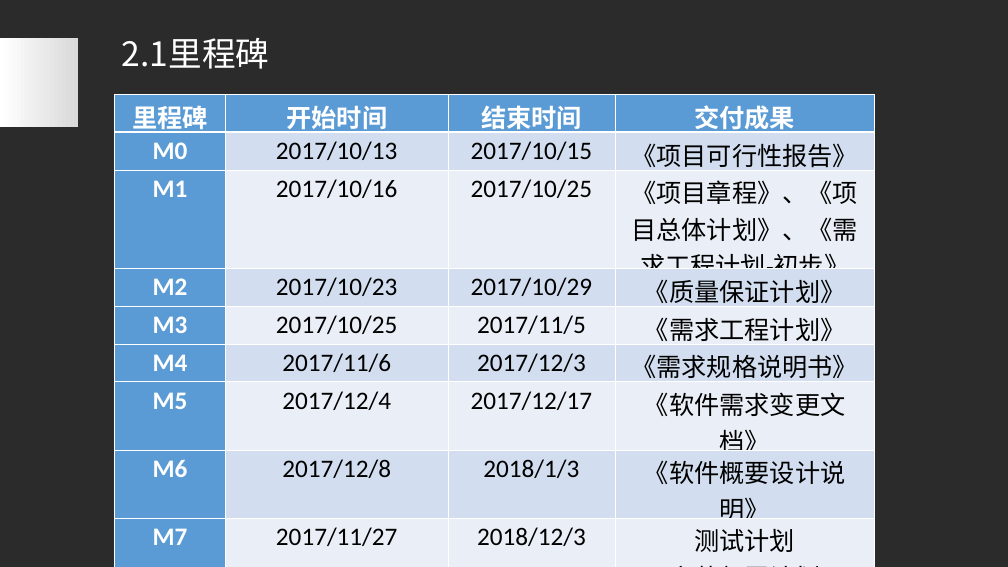
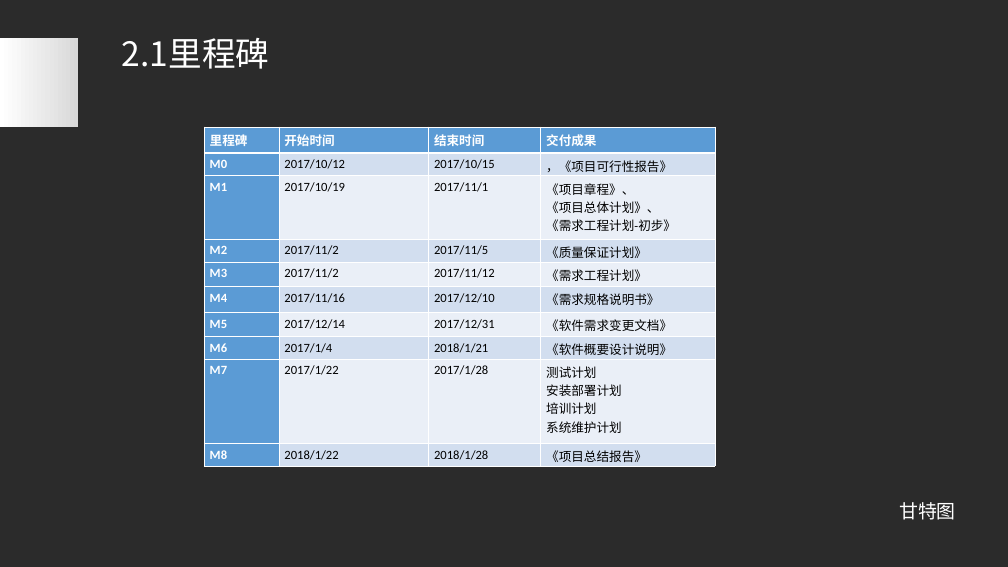
Before and after one commit to PRD2017-G07/G07-teamwork, a slide deck: slide 10 of 0PPT/需求工程计划评审.ppt (slide 9 before the commit). Drawn at 1008x567 pixels with LibreOffice and Linux fonts; fonts in the diff are those of the drawing; background and template pictures are left out; a plain dark background stands for a picture behind light text. Boxes give left, top, right and bottom in pixels: in the first picture for what was removed or moved away, otherwise in the second. Text is boxed around its words. In the diff, an @@ line names an element or a change of style, - is before the commit and + after.

Commit message:
GBL

```diff
--- a/0PPT/需求工程计划评审.ppt
+++ b/0PPT/需求工程计划评审.ppt
@@ table at bbox=[204, 127, 715, 466] @@
-row 2, column 2: 2017/10/13
+row 2, column 2: 2017/10/12
-row 2, column 4: 《项目可行性报告》
+row 2, column 4: ，《项目可行性报告》
-row 3: M1 | 2017/10/16 | 2017/10/25 | 《项目章程》、《项目总体计划》、《需求工程计划-初步》
+row 3: M1 | 2017/10/19 | 2017/11/1 | 《项目章程》、 / 《项目总体计划》、 / 《需求工程计划-初步》
-row 4, column 2: 2017/10/23
+row 4, column 2: 2017/11/2
-row 4, column 3: 2017/10/29
+row 4, column 3: 2017/11/5
-row 5, column 2: 2017/10/25
+row 5, column 2: 2017/11/2
-row 5, column 3: 2017/11/5
+row 5, column 3: 2017/11/12
-row 6, column 2: 2017/11/6
+row 6, column 2: 2017/11/16
-row 6, column 3: 2017/12/3
+row 6, column 3: 2017/12/10
-row 7, column 2: 2017/12/4
+row 7, column 2: 2017/12/14
-row 7, column 3: 2017/12/17
+row 7, column 3: 2017/12/31
-row 8, column 2: 2017/12/8
+row 8, column 2: 2017/1/4
-row 8, column 3: 2018/1/3
+row 8, column 3: 2018/1/21
-row 9, column 2: 2017/11/27
+row 9, column 2: 2017/1/22
-row 9, column 3: 2018/12/3
+row 9, column 3: 2017/1/28
-row 10, column 2: 2018/1/2
+row 10, column 2: 2018/1/22
-row 10, column 3: 2018/1/5
+row 10, column 3: 2018/1/28
@@ size 24 to 12 pt in "里程碑", "开始时间", "结束时间", "交付成果" and 20 more places @@
@@ alignment centre to justified @@
@@ table: place and size @@
-table at bbox=[114, 94, 873, 556]
+table at bbox=[204, 127, 715, 466]
@@ text added at bbox=[899, 502, 956, 520], 18 pt, text #FFFFFF @@
+甘特图
```
Also in this commit, not shown: 6 other slides changed, 4 slides added, 1 slide removed.
